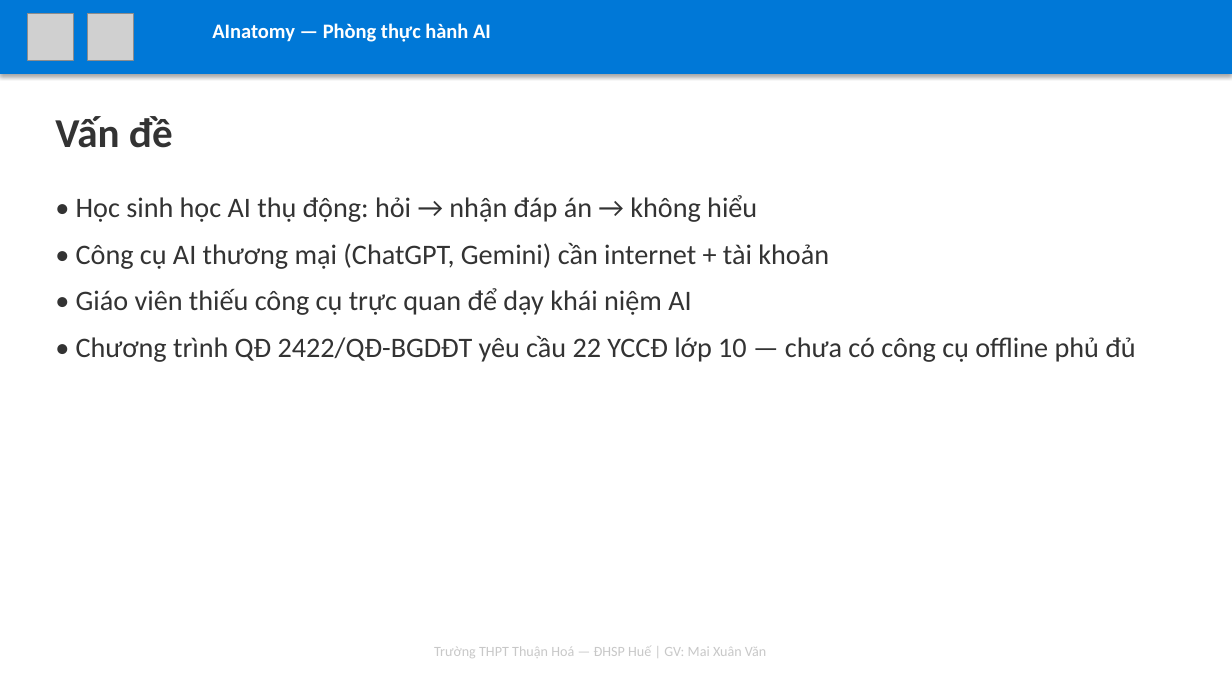
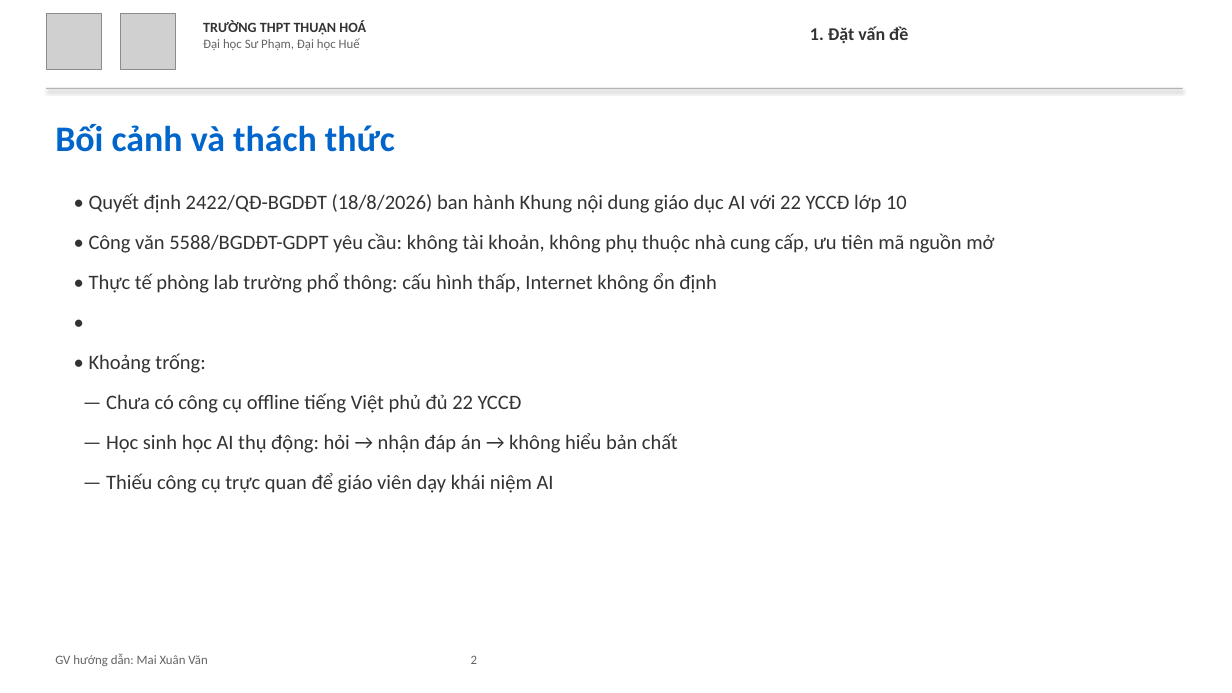
Before and after one commit to mxuanvan02/ainatomy, a slide deck: slide 2 of template_thuanhoa.pptx. Drawn at 1232x693 pixels with LibreOffice and Linux fonts; fonts in the diff are those of the drawing; grey boxes stand for pictures. Boxes give left, top, right and bottom in pixels: in the first picture for what was removed or moved away, otherwise in the second. Text is boxed around its words. In the diff, an @@ line names an element or a change of style, - is before the commit and + after.

Commit message:
Thiết kế lại slide: thuyết minh ý tưởng, header chuẩn DHSP Huế
- 13 slides theo cấu trúc báo cáo khoa học: đặt vấn đề, mục tiêu, cơ sở lý thuyết, kiến trúc, phân hệ, tích hợp, nghiệm thu, đổi mới sư phạm, nhân rộng, kết luận, tham khảo
- Header chuẩn DHSP Huế: nền trắng, logo + tên trường bên trái, tên đề tài ở giữa
- Footer: GV hướng dẫn + số trang
- Nội dung tập trung thuyết minh: căn cứ QĐ 2422, CV 5588, 22 YCCĐ, 97/97 tiêu chí

```diff
--- a/template_thuanhoa.pptx
+++ b/template_thuanhoa.pptx
@@ picture: place and size @@
-picture at (28, 14, 74, 60)
+picture at (46, 14, 102, 69)
@@ picture: place and size @@
-picture at (88, 14, 134, 60)
+picture at (120, 14, 176, 69)
@@ text at (203, 20, 366, 50): text changed; size 16 to 10 pt; text colour #FFFFFF to #646464; bold off @@
-AInatomy — Phòng thực hành AI
+TRƯỜNG THPT THUẬN HOÁ
+Đại học Sư Phạm, Đại học Huế
@@ text at (810, 26, 908, 43): text changed; size 32 to 14 pt @@
-Vấn đề
+1. Đặt vấn đề
@@ rectangle: place and size @@
-rectangle at (0, 0, 1232, 74)
+rectangle at (46, 88, 1183, 89)
@@ rectangle at (46, 88, 1183, 89): fill #0078D7 to #B4B4B4 @@
@@ text added at (55, 124, 395, 152), 28 pt, text #0066CC, bold @@
+Bối cảnh và thách thức
@@ text at (89, 193, 994, 493): text changed; size 22 to 16 pt @@
-• Học sinh học AI thụ động: hỏi → nhận đáp án → không hiểu
-• Công cụ AI thương mại (ChatGPT, Gemini) cần internet + tài khoản
-• Giáo viên thiếu công cụ trực quan để dạy khái niệm AI
-• Chương trình QĐ 2422/QĐ-BGDĐT yêu cầu 22 YCCĐ lớp 10 — chưa có công cụ offline phủ đủ
+• Quyết định 2422/QĐ-BGDĐT (18/8/2026) ban hành Khung nội dung giáo dục AI với 22 YCCĐ lớp 10
+• Công văn 5588/BGDĐT-GDPT yêu cầu: không tài khoản, không phụ thuộc nhà cung cấp, ưu tiên mã nguồn mở
+• Thực tế phòng lab trường phổ thông: cấu hình thấp, Internet không ổn định
+•
+• Khoảng trống:
+— Chưa có công cụ offline tiếng Việt phủ đủ 22 YCCĐ
+— Học sinh học AI thụ động: hỏi → nhận đáp án → không hiểu bản chất
+— Thiếu công cụ trực quan để giáo viên dạy khái niệm AI
@@ text at (55, 653, 477, 666): text changed; size 11 to 10 pt; text colour #C8C8C8 to #646464 @@
-Trường THPT Thuận Hoá — ĐHSP Huế | GV: Mai Xuân Văn
+GV hướng dẫn: Mai Xuân Văn 2
```
Also in this commit, not shown: 2 other slides changed, 10 slides added, 4 slides removed, 1 other file.
